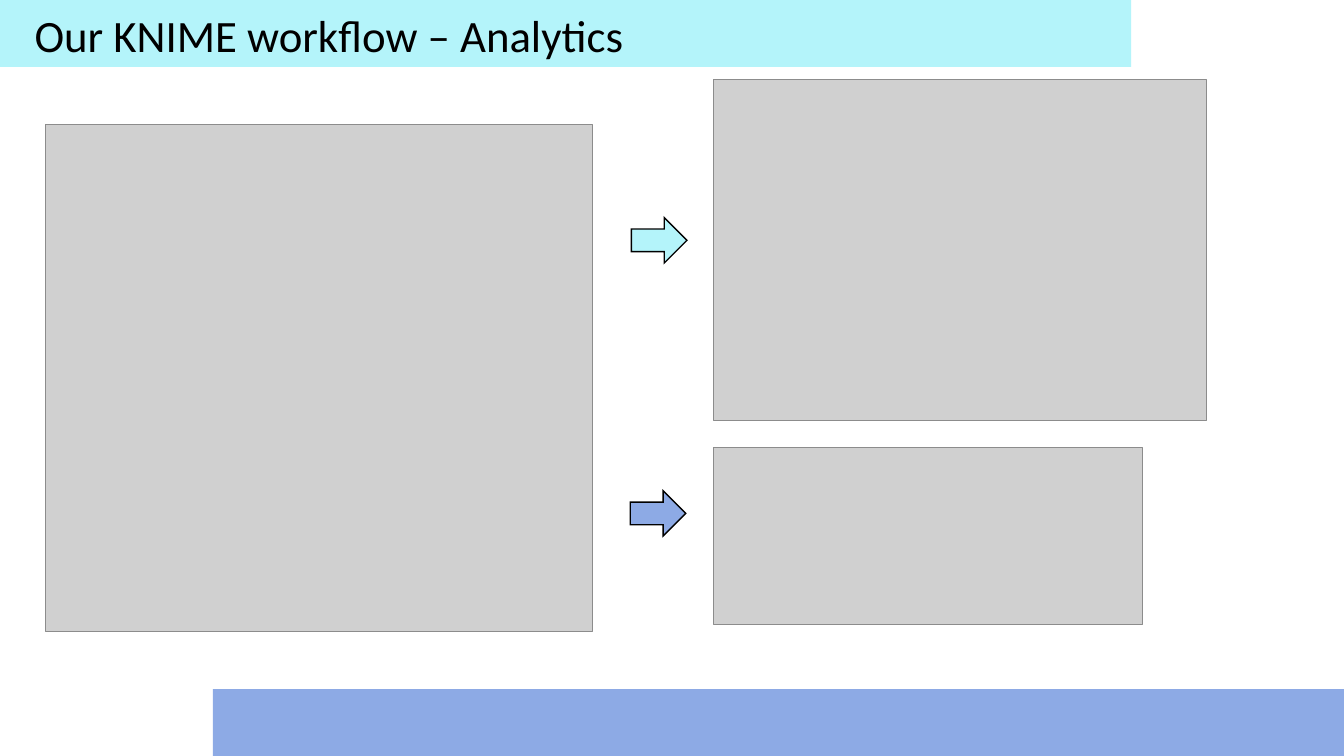
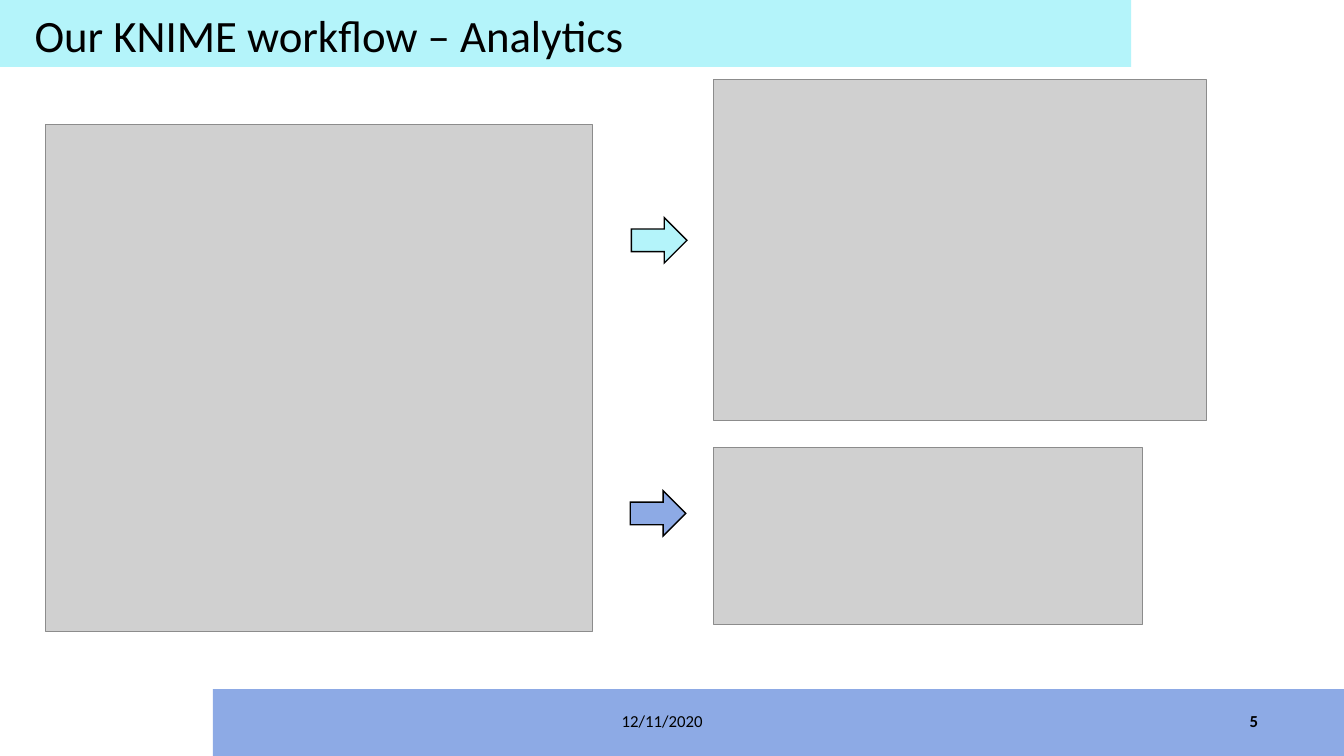
Before and after one commit to utassydv/data_engineering_1, a slide deck: slide 5 of Term DE2/artifacts/presentation/Presentation.pptx. Drawn at 1344x756 pixels with LibreOffice and Linux fonts; fonts in the diff are those of the drawing; grey boxes stand for pictures; background and template pictures are left out. Boxes give left, top, right and bottom in pixels: in the first picture for what was removed or moved away, otherwise in the second. Text is boxed around its words. In the diff, an @@ line names an element or a change of style, - is before the commit and + after.

```diff
--- a/Term DE2/artifacts/presentation/Presentation.pptx
+++ b/Term DE2/artifacts/presentation/Presentation.pptx
@@ text added at (x1=622, y1=715, x2=703, y2=728), 12 pt, text #000000 @@
+12/11/2020
@@ page number added at (x1=1250, y1=716, x2=1258, y2=727), 12 pt, text #000000, bold @@
+5
```
Also in this commit, not shown: 4 other slides changed.
